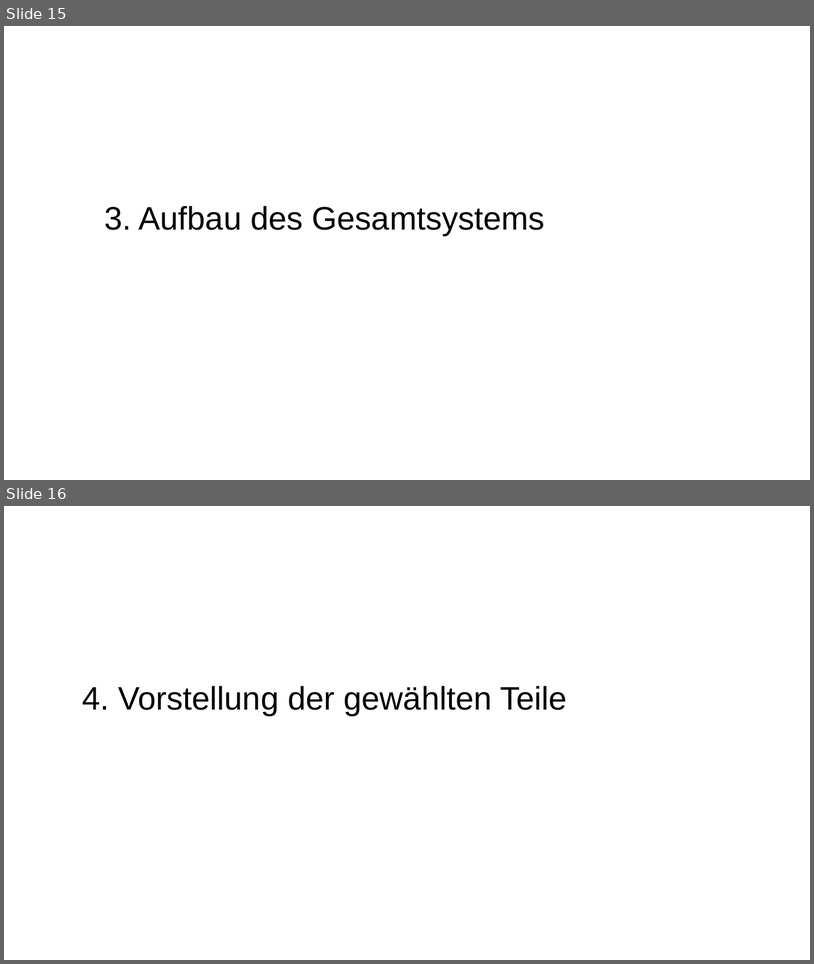
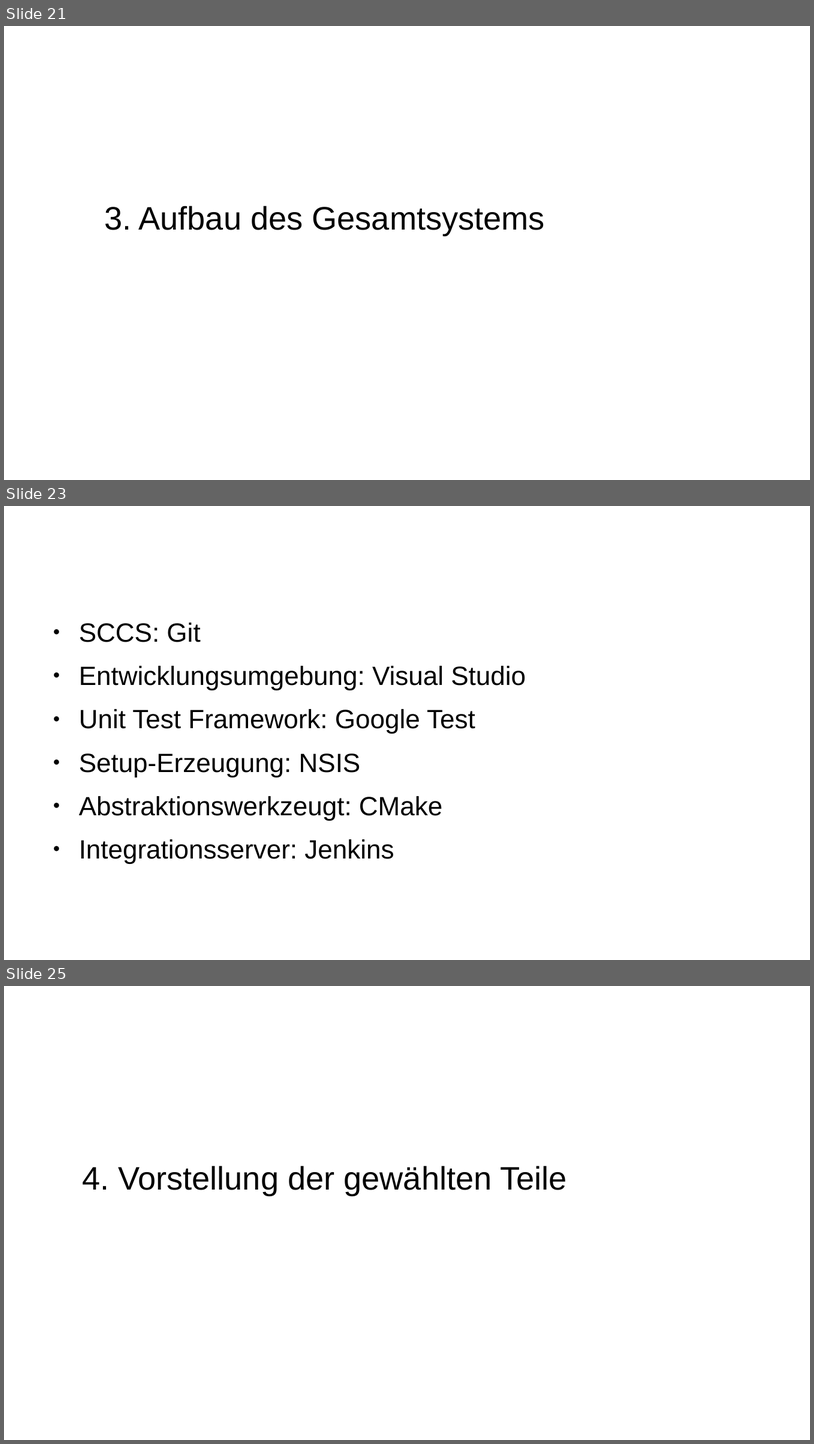
Before and after one commit to carstenkuckuk/CppUGBochum, a slide deck: doc/20180920_CppUGBochum_CI_Jenkins_CMake_GoogleTest.odp. Shown one above the other, each under a label of ours: slides 15 and 16 before the commit, slides 21, 23 and 25 after it; the slides between them are not shown. The pictures are 814x964 and 814x1444 pixels, drawn with LibreOffice and Linux fonts; fonts in the diff are those of the drawing; background and template pictures are left out. Boxes give left, top, right and bottom in pixels: in the first picture for what was removed or moved away, otherwise in the second. Text is boxed around its words. In the diff, an @@ line names an element or a change of style, - is before the commit and + after.

```diff
--- a/doc/20180920_CppUGBochum_CI_Jenkins_CMake_GoogleTest.odp
+++ b/doc/20180920_CppUGBochum_CI_Jenkins_CMake_GoogleTest.odp
@@ slide 23 added at [4,506,810,960], background #FFFFFF @@
@@ title added at [44,523,606,598], 35.7 pt, text #FFFFFF @@
+Komponenten
@@ text added at [79,622,526,864], 26 pt, text #000000 @@
+● SCCS: Git
+● Entwicklungsumgebung: Visual Studio
+● Unit Test Framework: Google Test
+● Setup-Erzeugung: NSIS
+● Abstraktionswerkzeugt: CMake
+● Integrationsserver: Jenkins
@@ what was slide 15 is now slide 21 @@
@@ what was slide 16 is now slide 25 @@
```
Also in this commit, not shown: 21 other slides added.
